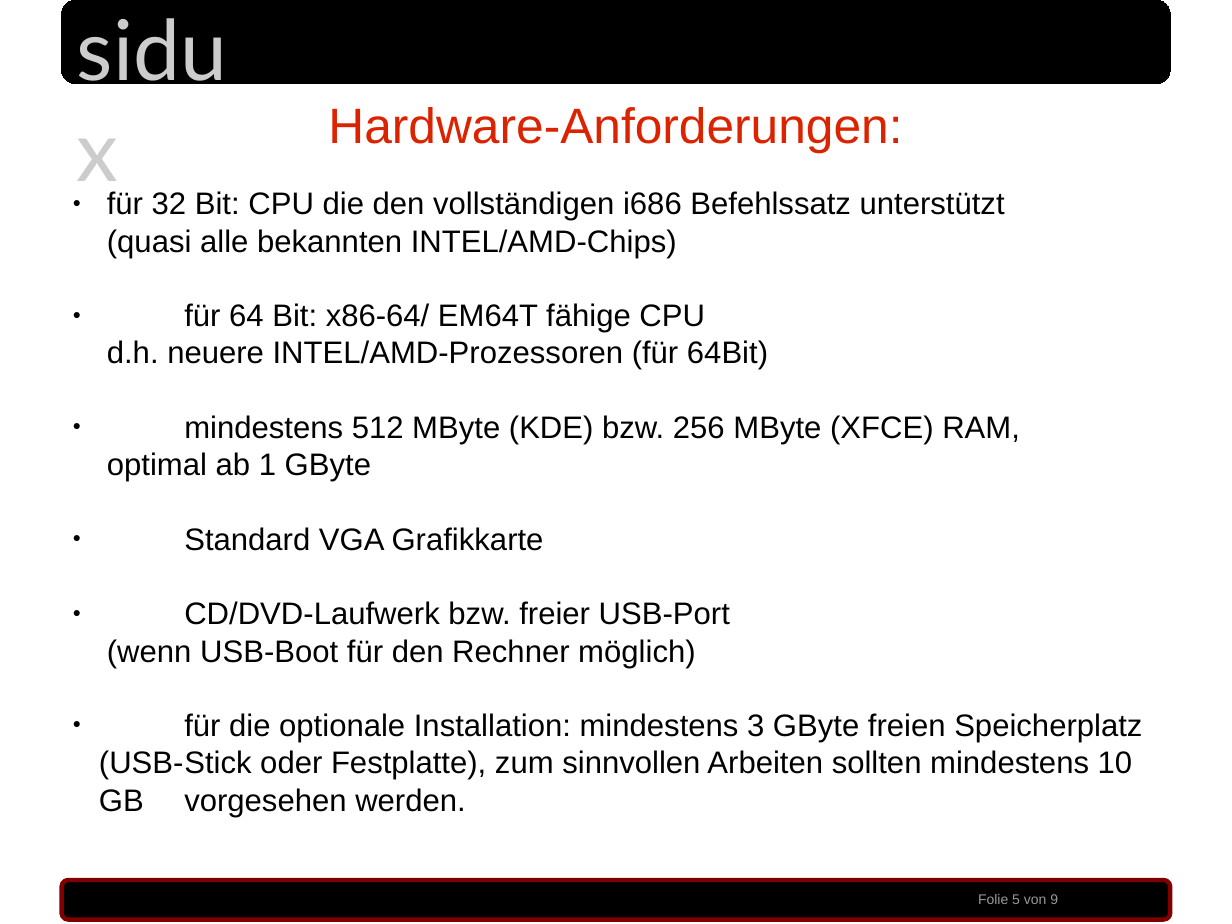
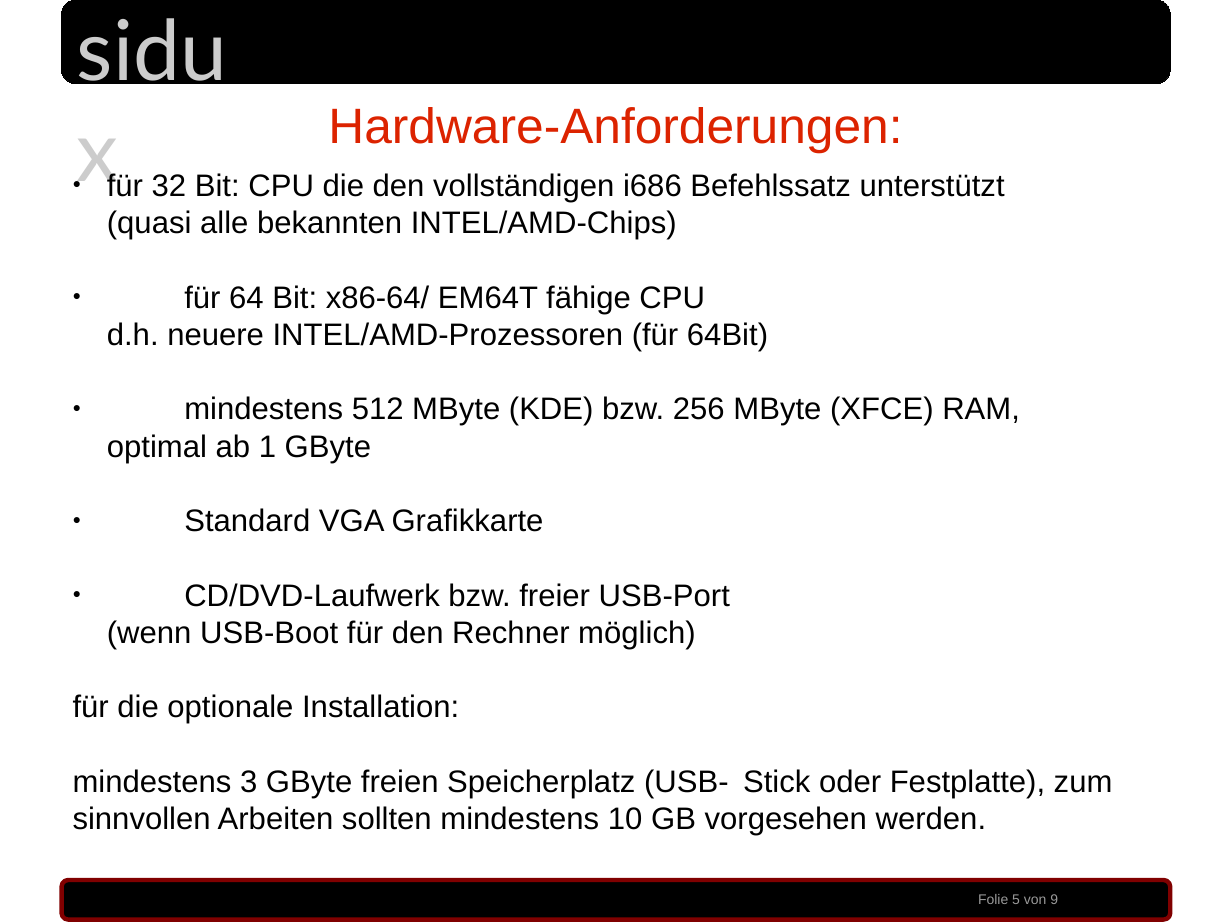
Before and after one commit to sidux-ev/praesentation, a slide deck: slide 5 of bin/sigint2010_koeln.odp. Drawn at 1232x924 pixels with LibreOffice and Linux fonts; fonts in the diff are those of the drawing; background and template pictures are left out. Boxes give left, top, right and bottom in pixels: in the first picture for what was removed or moved away, otherwise in the second. Text is boxed around its words. In the diff, an @@ line names an element or a change of style, - is before the commit and + after.

```diff
--- a/bin/sigint2010_koeln.odp
+++ b/bin/sigint2010_koeln.odp
@@ text at (73,694,1113,836): text changed @@
-● für die optionale Installation: mindestens 3 GByte freien Speicherplatz (USB- Stick oder Festplatte), zum sinnvollen Arbeiten sollten mindestens 10 GB vorgesehen werden.
+für die optionale Installation:
+mindestens 3 GByte freien Speicherplatz (USB- Stick oder Festplatte), zum sinnvollen Arbeiten sollten mindestens 10 GB vorgesehen werden.
```
Also in this commit, not shown: 2 other files.
